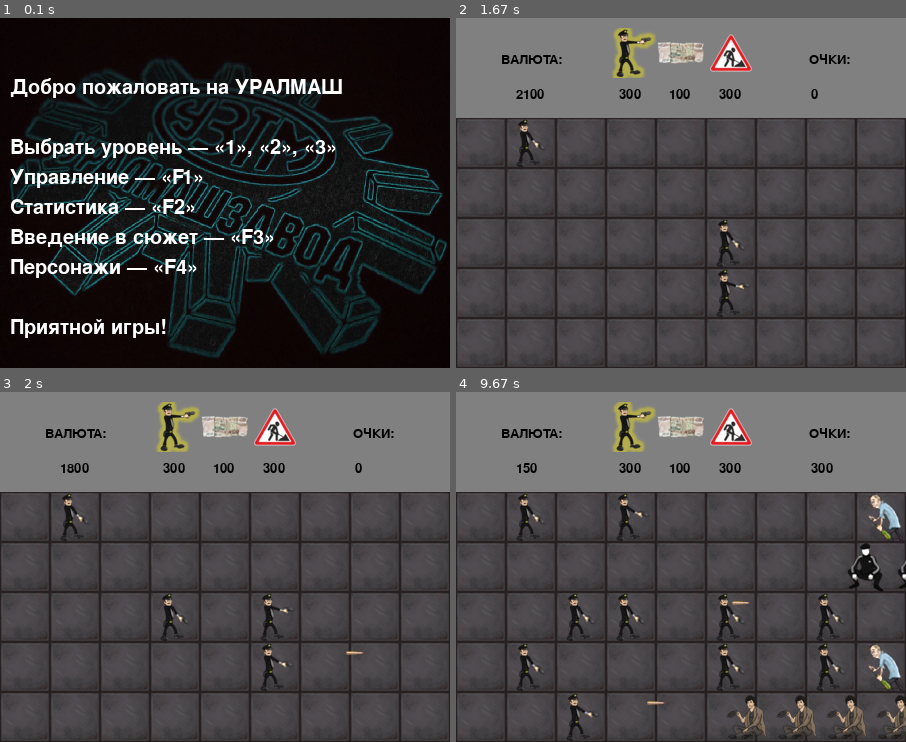
Above: before the commit, frames 1-4 (two rows, left to right).
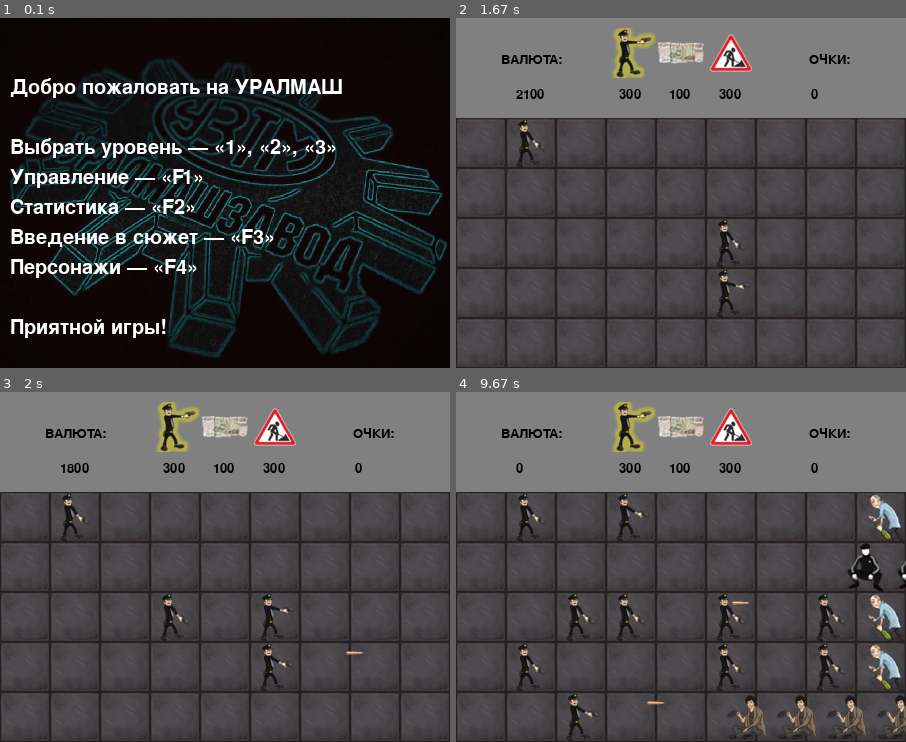
Above: after the commit, the same moments.

Repository: evsmol/pygame
Game: pygame game, started from main.py
Two runs of this game, one before a commit and one after it. Both use one fixed random seed, a clock stepped at 60 frames per second and the inputs below.
Inputs (mouse positions are in pixels of both pictures, inside the frame that each line leads up to):
- Up to frame 1 (0.1 s): no input
- Up to frame 2 (1.67 s): tap 3 at 0.33 s; click (726, 270) at 0.72 s; click (717, 266) at 1.05 s; click (537, 126) at 1.38 s
- Up to frame 3 (2 s): click (180, 623) at 1.72 s
- Up to frame 4 (9.67 s): click (555, 623) at 2.05 s; click (600, 693) at 2.38 s; click (622, 511) at 2.72 s; click (820, 651) at 3.05 s; click (523, 689) at 3.38 s; click (820, 633) at 3.72 s; tap one key every 1.33 s from 4.5 s: 2 1 3 1

Frames 1-3 are identical in both runs. In frame 4, 0.6% of the frame differs, in the area x 13-100%, y 20-72%.

Commit message:
revision of bounding lines

Diff:
--- a/helpers.py
+++ b/helpers.py
@@ -5,7 +5,7 @@
 import os
 import sqlite3
 
-from config import tile_width, tile_height, screen, width, height
+from config import tile_width, tile_height, screen
 from config import POINTS, LEVEL
 
 
--- a/screens.py
+++ b/screens.py
@@ -282,7 +282,7 @@
     sign_text = ["РЕМОНТ ДОРОГИ", "", "", "",
                  "Здоровье: 7, Урон: 0", "",
                  "Чтобы задержать толпу, нужно перекрыть дороги!",
-                 "Хотя, возможно, мы лишь этим оправдываем себя...",
+                 "Хотя, возможно, этим мы лишь оправдываем себя...",
                  "", "",
                  "«0» — вернуться к списку персонажей"]
     gop_text = ["ГОПНИК", "", "", "",
@@ -424,7 +424,7 @@
     for y in range(5):
         for x in range(9):
             Lose(-1, y + 2)  # линия проигрыша
-            StopBullet(10, y + 2)  # стоп пулям в конце поля
+            StopBullet(9, y + 2)  # стоп пулям в конце поля
 
     # музыка
     sound_main[0] = pygame.mixer.Sound('data/main.mp3')
Binary file changed: records_db.db
